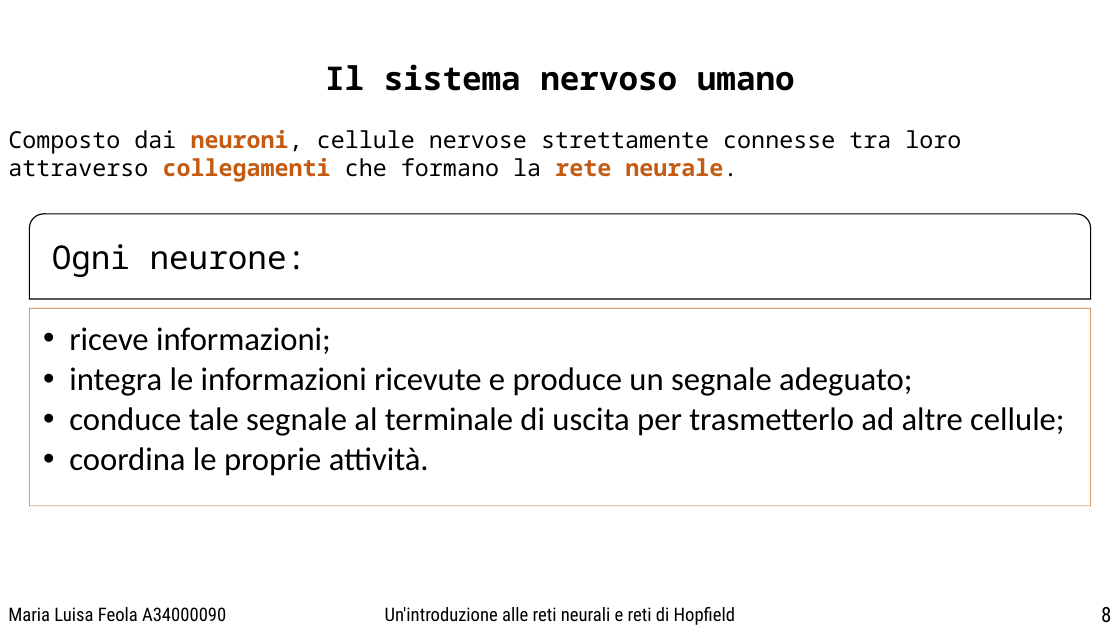
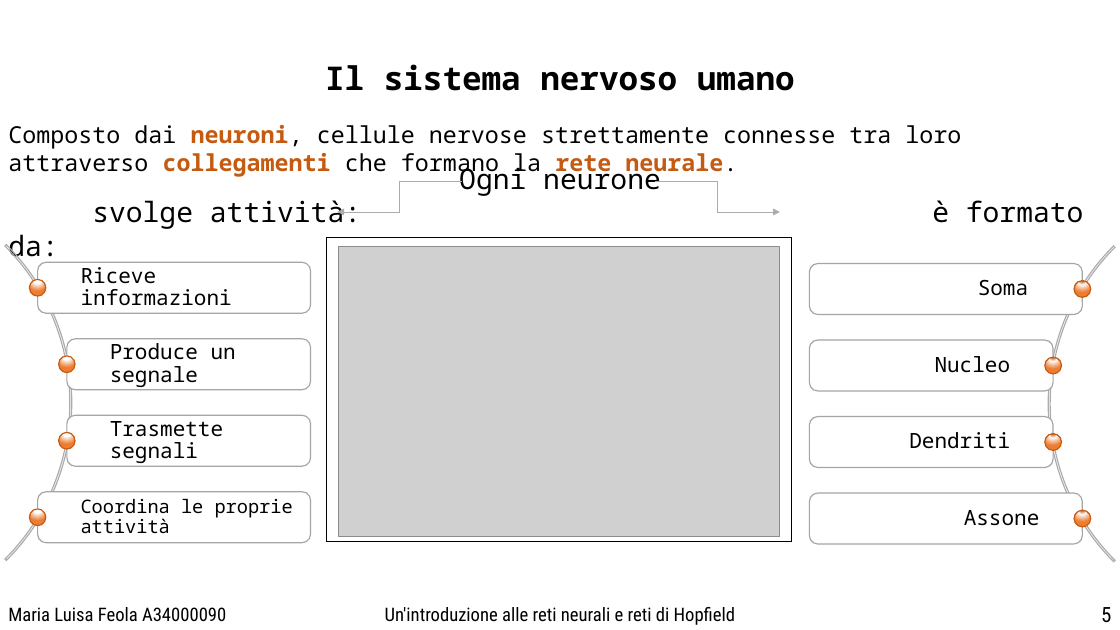
Before and after one commit to Misalf/tesi-nuovo, a slide deck: slide 5 of POWER POINT/PresentazionePowerPoint.pptx. Drawn at 1120x630 pixels with LibreOffice and Linux fonts; fonts in the diff are those of the drawing; grey boxes stand for pictures; background and template pictures are left out. Boxes give left, top, right and bottom in pixels: in the first picture for what was removed or moved away, otherwise in the second. Text is boxed around its words. In the diff, an @@ line names an element or a change of style, - is before the commit and + after.

```diff
--- a/POWER POINT/PresentazionePowerPoint.pptx
+++ b/POWER POINT/PresentazionePowerPoint.pptx
@@ text "Composto dai neuroni, cellule nervose ...": place and size @@
-text "Composto dai neuroni, cellule nervose ..." at <box>8,64,961,182</box>
+text "Composto dai neuroni, cellule nervose ..." at <box>8,125,961,177</box>
@@ text "Ogni neurone" at <box>459,162,1084,223</box>: vertical alignment middle to top @@
@@ text at <box>459,162,1084,223</box>: text changed; size 28 to 24 pt @@
-Ogni neurone:
+Ogni neurone
+svolge attività: è formato da:
@@ elbow arrow added from (462, 181) to (338, 212), #AFABAB 0.5 pt @@
@@ elbow arrow added from (655, 181) to (781, 212), #AFABAB 0.5 pt @@
@@ round same rect removed at <box>29,214,1091,299</box> @@
@@ rectangle: place and size @@
-rectangle at <box>29,308,1091,506</box>
+rectangle at <box>327,238,792,542</box>
@@ rectangle at <box>327,238,792,542</box>: fill #FFFFFF at 90% opacity to #FFFFFF; outline #C55A11 0.5 pt to #000000 1 pt @@
@@ picture added at <box>339,247,781,537</box> @@
@@ text removed at <box>69,327,1065,476</box> @@
-  •• riceve informazioni;
-  •• integra le informazioni ricevute e produce un segnale adeguato;
-  •• conduce tale segnale al terminale di uscita per trasmetterlo ad altre cellule;
-  •• coordina le proprie attività.
@@ group added at <box>0,179,311,626</box>: 4 rounded rectangles, 4 texts, 4 ellipses, 1 arch (boxed as its full ring) @@
+Riceve informazioni
+Produce un segnale
+Trasmette segnali
+Coordina le proprie attività
@@ group added at <box>810,181,1120,628</box>: 4 rounded rectangles, 4 texts, 4 ellipses, 1 arch (boxed as its full ring) @@
+Soma
+Nucleo
+Dendriti
+Assone
@@ text at <box>1101,607,1111,623</box>: text changed @@
-8
+5
```
Also in this commit, not shown: 4 other slides changed, 2 slides added, 19 other files.
